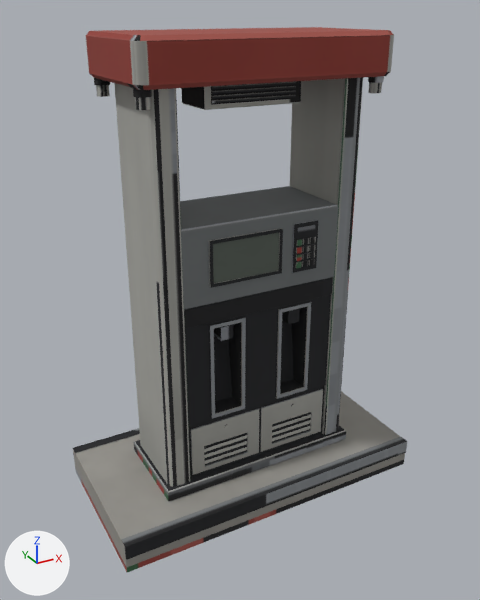
Two versions of the OBJ model src/main/resources/assets/apocalypse_firstlight/models/block/fuel_dispenser/body.obj, one commit apart.
Before and after are seen from a camera (50 mm lens) standing at (-0.79, -3.74, 2.87) and looking at (0.97, -0.54, 1.27). Arrows for +X, +Y and +Z are at lower left; the lights stay in place. The older version comes first. Where no turn or scale is listed for an object, it has been applied to the vertices. Vertices at exactly the same position are counted once.

The first picture shows 'band', 'bay_back', 'boot_diesel_back', 'curb', 'curb_bottom', 'doors_back', 'head', 'header', 'keys_back', 'lamp', 'lcd_back', 'nosing', 'pillar_l', 'pillar_r', 'plinth', 'slats_back' and 14 more.
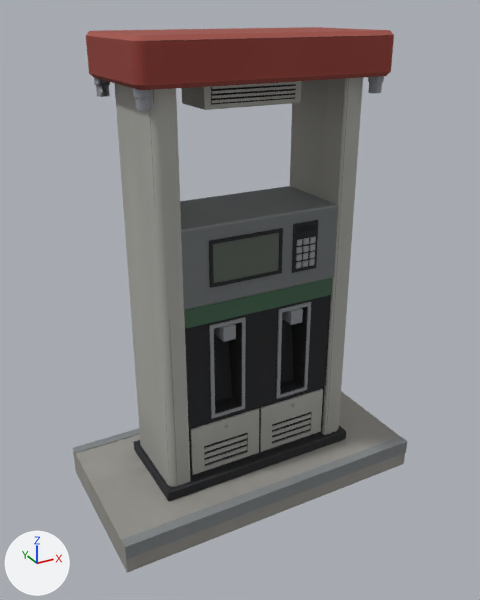
Pixel boxes [x1, y1, x2, y2] of what changed, in the pictures (480 x 600 px):
'boot_diesel_back', reshaped (16% wider, 12% taller): before [282, 309, 300, 324]; after [282, 308, 303, 325]
part 1 of me_band, surface changed (lighter): [184, 278, 333, 329] in both
part 3 of me_header, surface changed: [86, 30, 394, 90] in both
part 4 of me_keys_back, surface changed (black to grey): [296, 237, 316, 269] in both
part 5 of me_lamp, surface changed (lighter): [181, 81, 301, 110] in both
part 6 of me_nosing, surface changed: [73, 428, 407, 560] in both
part 7 of me_pillar_l, surface changed (black to grey): [139, 88, 191, 487] in both
part 8 of me_pillar_r, surface changed (lighter): [292, 77, 363, 435] in both
part 9 of me_plinth, surface changed: [134, 426, 346, 501] in both
part 10 of me_slats_back, surface changed (black to grey): [212, 82, 296, 103] in both

Diff of the bpy script that builds the scene:
```diff
--- a/src/main/resources/assets/apocalypse_firstlight/models/block/fuel_dispenser/body.obj.py
+++ b/src/main/resources/assets/apocalypse_firstlight/models/block/fuel_dispenser/body.obj.py
@@ me_band @@
 me_band.from_pydata(...)  # 16 vertices, 16 faces; spans x 0.506..1.494, y -0.751..-0.249, z 1.275..1.388
+# me_band part 1: texture (UV) coordinates of 12 of 16 faces, centred in x 0.506..1.494, y -0.751..-0.249, z 1.277..1.386, changed; they spanned u 0.0..0.95, v 0.01..0.25 and now span u 0.0..0.96, v 0.02..0.25
 me_band.materials.append(mat_fuel_dispenser)
@@ me_boot_diesel_back @@
-me_boot_diesel_back.from_pydata(...)  # 20 vertices, 32 faces; spans x 1.186..1.264, y -0.74..-0.555, z 1.143..1.227
+me_boot_diesel_back.from_pydata(...)  # 20 vertices, 32 faces; spans x 1.186..1.264, y -0.772..-0.554, z 1.152..1.236
+# me_boot_diesel_back part 2: the whole mesh is rebuilt
 me_boot_diesel_back.materials.append(mat_fuel_dispenser)
@@ me_header @@
 me_header.from_pydata(...)  # 64 vertices, 76 faces; spans x 0.275..1.725, y -0.875..-0.125, z 2.537..2.763
+# me_header part 3: texture (UV) coordinates of 36 of 76 faces, centred in x 0.279..1.721, y -0.871..-0.129, z 2.548..2.752, changed; they spanned u 0.0..0.93, v 0.09..0.1 and now span u 0.0..0.98, v 0.1..0.12
 me_header.materials.append(mat_fuel_dispenser)
@@ me_keys_back @@
 me_keys_back.from_pydata(...)  # 96 vertices, 96 faces; spans x 1.207..1.331, y -0.775..-0.766, z 1.506..1.676
+# me_keys_back part 4: texture (UV) coordinates of 96 of 96 faces, centred in x 1.207..1.331, y -0.775..-0.766, z 1.506..1.676, changed; they spanned u 0.3..0.98, v 0.03..0.1 and now span u 0.06..0.92, v 0.04..0.11
 me_keys_back.materials.append(mat_fuel_dispenser)
@@ me_lamp @@
 me_lamp.from_pydata(...)  # 16 vertices, 16 faces; spans x 0.712..1.288, y -0.637..-0.362, z 2.4..2.541
+# me_lamp part 5: texture (UV) coordinates of 12 of 16 faces, centred in x 0.712..1.288, y -0.637..-0.362, z 2.403..2.538, changed; they spanned u 0.07..0.83, v 0.03..0.29 and now span u 0.49..0.93, v 0.04..0.29
 me_lamp.materials.append(mat_fuel_dispenser)
@@ me_nosing @@
 me_nosing.from_pydata(...)  # 24 vertices, 28 faces; spans x 0.0..2.0, y -1.01..0.01, z 0.1..0.19
+# me_nosing part 6: texture (UV) coordinates of 28 of 28 faces, centred in x 0.0..2.0, y -1.01..0.01, z 0.1..0.19, changed; they spanned u 0.0..0.94, v 0.03..0.22 and now span u 0.0..1.0, v 0.04..0.23
 me_nosing.materials.append(mat_fuel_dispenser)
@@ me_pillar_l @@
 me_pillar_l.from_pydata(...)  # 32 vertices, 44 faces; spans x 0.38..0.51, y -0.76..-0.24, z 0.26..2.54
+# me_pillar_l part 7: texture (UV) coordinates of 14 of 44 faces, centred in x 0.38..0.51, y -0.76..-0.24, z 1.4, changed; they spanned u 0.0..0.98, v 0.02..0.17 and now span u 0.0..0.92, v 0.03..0.19
 me_pillar_l.materials.append(mat_fuel_dispenser)
@@ me_pillar_r @@
 me_pillar_r.from_pydata(...)  # 32 vertices, 44 faces; spans x 1.49..1.62, y -0.76..-0.24, z 0.26..2.54
+# me_pillar_r part 8: texture (UV) coordinates of 14 of 44 faces, centred in x 1.49..1.62, y -0.76..-0.24, z 1.4, changed; they spanned u 0.0..0.78, v 0.02..0.16 and now span u 0.0..0.78, v 0.03..0.18
 me_pillar_r.materials.append(mat_fuel_dispenser)
@@ me_plinth @@
 me_plinth.from_pydata(...)  # 16 vertices, 16 faces; spans x 0.35..1.65, y -0.788..-0.212, z 0.186..0.263
+# me_plinth part 9: texture (UV) coordinates of 12 of 16 faces, centred in x 0.35..1.65, y -0.788..-0.212, z 0.19..0.259, changed; they spanned u 0.0..0.96, v 0.04..0.14 and now span u 0.0..0.96, v 0.05..0.16
 me_plinth.materials.append(mat_fuel_dispenser)
@@ me_slats_back @@
 me_slats_back.from_pydata(...)  # 32 vertices, 32 faces; spans x 0.751..1.249, y -0.647..-0.641, z 2.432..2.513
+# me_slats_back part 10: texture (UV) coordinates of 32 of 32 faces, centred in x 0.751..1.249, y -0.647..-0.641, z 2.432..2.513, changed; they spanned u 0.0..0.98, v 0.01..0.05 and now span u 0.0..0.99, v 0.02..0.06
 me_slats_back.materials.append(mat_fuel_dispenser)
```
